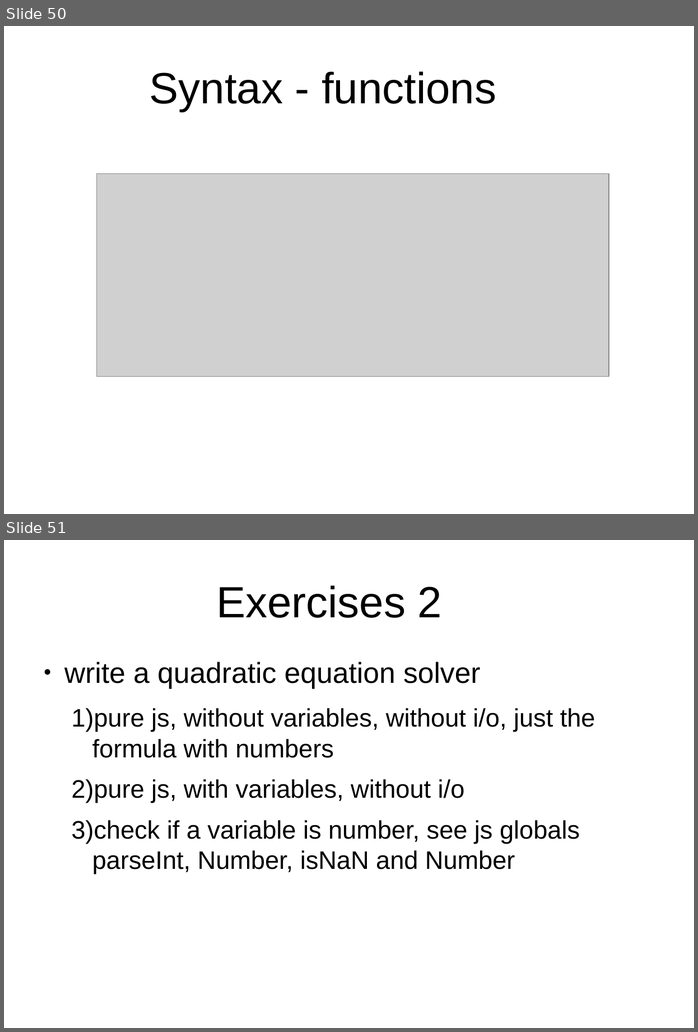
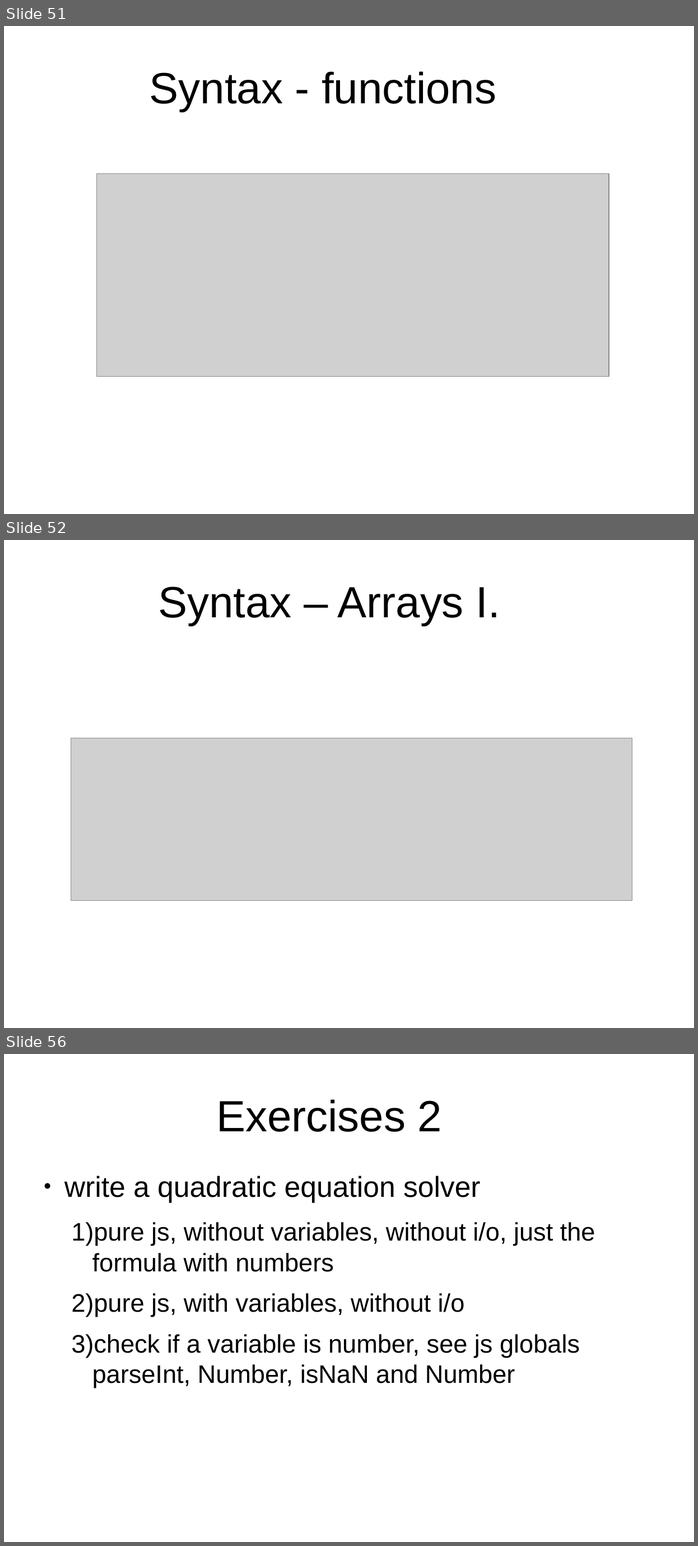
Before and after one commit to peterborkuti/other, a slide deck: JavaScriptBasics/jsbasics-slide.odp. Shown one above the other, each under a label of ours: slides 50 and 51 before the commit, slides 51, 52 and 56 after it; the slides between them are not shown. The pictures are 698x1032 and 698x1546 pixels, drawn with LibreOffice and Linux fonts; fonts in the diff are those of the drawing; grey boxes stand for pictures; background and template pictures are left out. Boxes give left, top, right and bottom in pixels: in the first picture for what was removed or moved away, otherwise in the second. Text is boxed around its words. In the diff, an @@ line names an element or a change of style, - is before the commit and + after.

Commit message:
array

```diff
--- a/JavaScriptBasics/jsbasics-slide.odp
+++ b/JavaScriptBasics/jsbasics-slide.odp
@@ slide 52 added at [4,540,694,1028], background #FFFFFF @@
@@ title added at [158,586,500,626], 53.3 pt, text #000000 @@
+Syntax – Arrays I.
@@ picture added at [71,738,632,901] @@
@@ what was slide 50 is now slide 51 @@
@@ what was slide 51 is now slide 56 @@
```
Also in this commit, not shown: 1 slide changed, 4 other slides added, 1 other file.
